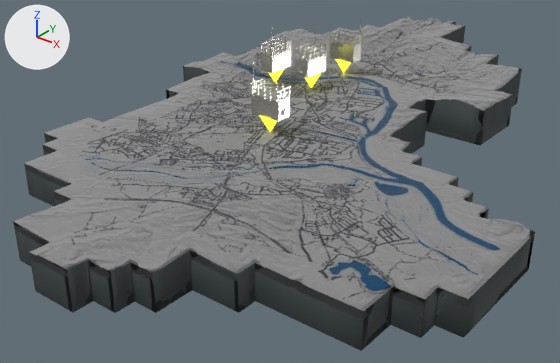
The glTF model static/lufti_scene.glb, before and after one commit.
The view is the same before and after, from a 50 mm camera at (8.03, -11.31, 3.86) aimed at (2.02, -3.79, -0.8). The axes (+X, +Y, +Z) are drawn at upper left. The lights are the same throughout. Where no turn or scale is listed for an object, it has been applied to the vertices.

Names of what the first picture shows: '24', 'S184', 'S415', 'S416', 'S431', 'lo dec 005', 'nh', 'prk', 'rom'.
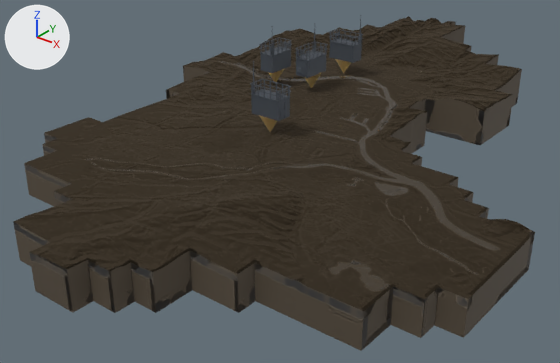
Edits to the scene script, one JSON object a line:
```json
{"op": "remove", "block": "mat_conus", "code": "mat_conus.emission_color = (0.8, 0.793, 0.0502)  # yellow #e7e63f"}
{"op": "remove", "block": "mat_conus", "code": "mat_conus.emission_strength = 1.0"}
{"block": "mat_material", "where": "n0 = _N.new('ShaderNodeBsdfPrincipled'); n0.name = 'Principled BSDF'"}
{"op": "add", "block": "mat_material", "code": "n0.inputs[0].default_value = (0.0916, 0.0699, 0.0462, 1.0)  # 'Base Color', brown #554b3d"}
{"op": "add", "block": "mat_material", "code": "n3 = _N.new('ShaderNodeSeparateColor'); n3.name = 'Separate Color'"}
{"block": "mat_material", "where": "n2 = _N.new('ShaderNodeTexImage'); n2.name = 'Image Texture'"}
{"op": "remove", "block": "mat_material", "code": "n3 = _N.new('ShaderNodeSeparateColor'); n3.name = 'Separate Color'"}
{"op": "remove", "block": "mat_material", "code": "n4 = _N.new('ShaderNodeTexImage'); n4.name = 'Image Texture.001'"}
{"op": "remove", "block": "mat_material", "code": "n4.image = img_rm"}
{"op": "set", "path": "n2.image", "old": "img_albedo", "new": "img_rm"}
{"op": "remove", "block": "mat_material", "code": "n6 = _N.new('ShaderNodeTexImage'); n6.name = 'Image Texture.002'"}
{"op": "remove", "block": "mat_material", "code": "n6.image = img_normal"}
{"op": "add", "block": "mat_material", "code": "n4 = _N.new('ShaderNodeTexImage'); n4.name = 'Image Texture.001'"}
{"op": "add", "block": "mat_material", "code": "n4.image = img_normal"}
{"op": "remove", "block": "mat_material", "code": "_L.new(n2.outputs[0], n0.inputs[0])  # 'Color' to 'Base Color'"}
{"op": "remove", "block": "mat_material", "code": "_L.new(n4.outputs[0], n3.inputs[0])  # 'Color' to 'Color'"}
{"block": "mat_material", "where": "n5 = _N.new('ShaderNodeNormalMap'); n5.name = 'Normal Map'"}
{"op": "remove", "block": "mat_material", "code": "_L.new(n6.outputs[0], n5.inputs[1])  # 'Color' to 'Color'"}
{"op": "add", "block": "mat_material", "code": "_L.new(n2.outputs[0], n3.inputs[0])  # 'Color' to 'Color'"}
{"op": "add", "block": "mat_material", "code": "_L.new(n4.outputs[0], n5.inputs[1])  # 'Color' to 'Color'"}
{"op": "set", "path": "mat_material_007.base_color", "old": "(0.526, 0.517, 0.45)", "new": "(0.0962, 0.112, 0.134)", "note": "light grey #c0beb3 -> dark grey #575e66"}
{"op": "set", "path": "mat_material_007.roughness", "old": "0.216", "new": "0.684"}
```

Where the change shows, as pixel boxes [x1, y1, x2, y2] in the pictures (560 x 363 px):
```json
{"object": "lo dec 005", "change": "surface changed", "before": [13, 16, 534, 351], "after": [13, 16, 534, 351], "on screen": "grey to brown"}
{"object": "S416", "change": "recoloured, surface changed", "before": [250, 61, 291, 121], "after": [250, 61, 291, 121], "on screen": "white to black"}
{"object": "S184", "change": "recoloured, surface changed", "before": [295, 30, 328, 78], "after": [295, 30, 328, 78], "on screen": "white to black"}
{"object": "S415", "change": "recoloured, surface changed", "before": [329, 21, 363, 63], "after": [329, 21, 363, 63]}
{"object": "S431", "change": "recoloured, surface changed", "before": [259, 26, 292, 73], "after": [259, 26, 292, 73], "on screen": "white to black"}
{"object": "nh", "change": "recoloured, surface changed", "before": [259, 115, 277, 132], "after": [259, 115, 277, 132]}
{"object": "24", "change": "recoloured, surface changed", "before": [335, 59, 351, 73], "after": [335, 59, 351, 73]}
{"object": "prk", "change": "recoloured, surface changed", "before": [304, 73, 321, 88], "after": [304, 73, 321, 88]}
{"object": "rom", "change": "recoloured, surface changed", "before": [268, 69, 284, 82], "after": [268, 69, 284, 82]}
```
